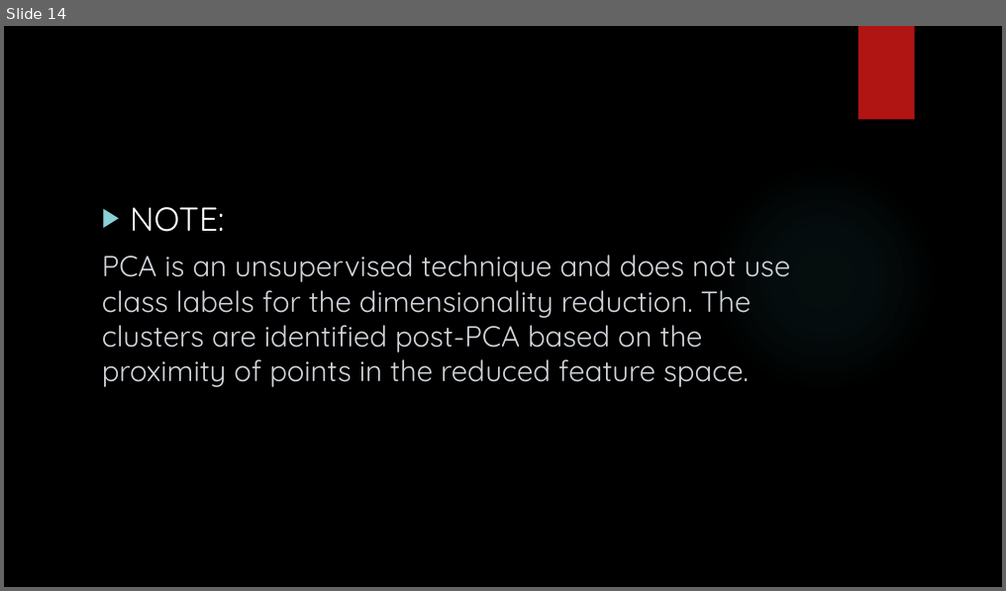
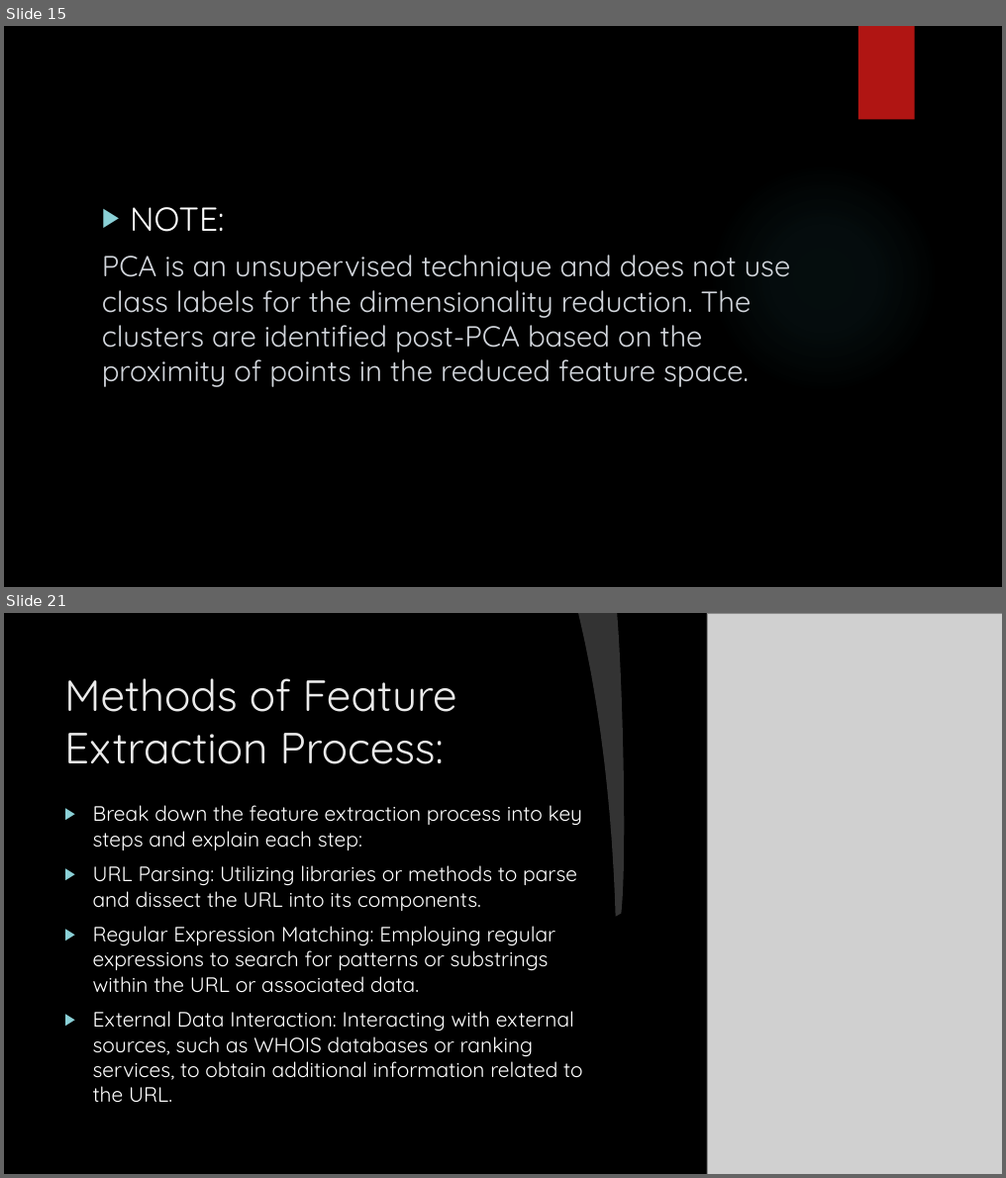
Before and after one commit to mpriyankapatil/ISU-Software_Project_2024, a slide deck: Week 4&5 Presentation.pptx. Shown one above the other, each under a label of ours: slide 14 before the commit, slides 15 and 21 after it; the slides between them are not shown. The pictures are 1006x591 and 1006x1178 pixels, drawn with LibreOffice and Linux fonts; fonts in the diff are those of the drawing; grey boxes stand for pictures; background and template pictures are left out. Boxes give left, top, right and bottom in pixels: in the first picture for what was removed or moved away, otherwise in the second. Text is boxed around its words. In the diff, an @@ line names an element or a change of style, - is before the commit and + after.

```diff
--- a/Week 4&5 Presentation.pptx
+++ b/Week 4&5 Presentation.pptx
@@ slide 21 added at [4,613,1002,1174], background picture (left out); not listed: 1 template element that a slide beside it also shows @@
@@ freeform shape added at [578,613,624,917], fill #FFFFFF at 20% opacity @@
@@ picture added at [707,613,1002,1174] @@
@@ title added at [64,678,457,764], 42 pt, text #EBEBEB @@
+Methods of Feature Extraction Process:
@@ text added at [93,805,583,1102], 20 pt, text #FFFFFF @@
+▶ Break down the feature extraction process into key steps and explain each step:
+▶ URL Parsing: Utilizing libraries or methods to parse and dissect the URL into its components.
+▶ Regular Expression Matching: Employing regular expressions to search for patterns or substrings within the URL or associated data.
+▶ External Data Interaction: Interacting with external sources, such as WHOIS databases or ranking services, to obtain additional information related to the URL.
@@ what was slide 14 is now slide 15 @@
```
Also in this commit, not shown: 3 slides changed, 9 other slides added.
